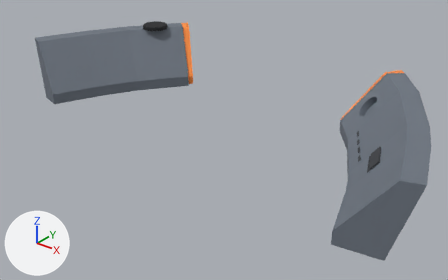
The glTF model assets/models/stations/pilot_station/pilot_station_strip.glb as it was, and as the next commit left it.
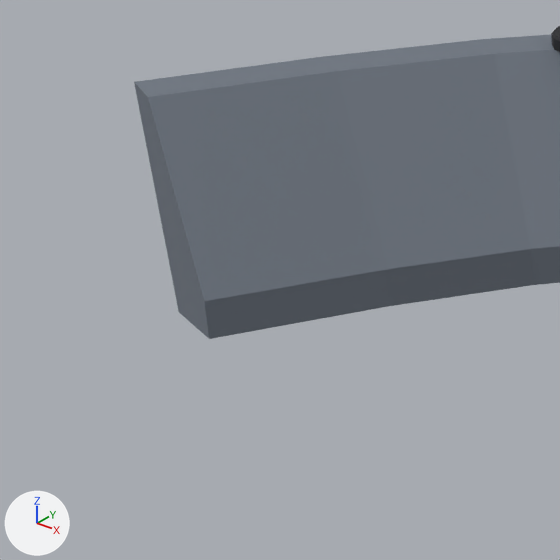
Old and new are each drawn whole from a camera (50 mm lens) standing at (1.88, -2.11, 1.83) and looking at (0.08, 0.14, 0.44) and again close up on the part from 0% to 32% of the width and 6% to 58% of the height. Arrows for +X, +Y and +Z are at lower left; the lights stay in place. The older version's two pictures come first. Vertices at exactly the same position are counted once.

The first close-up shows 'PilotStrip'.
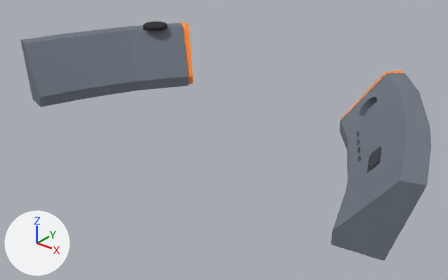
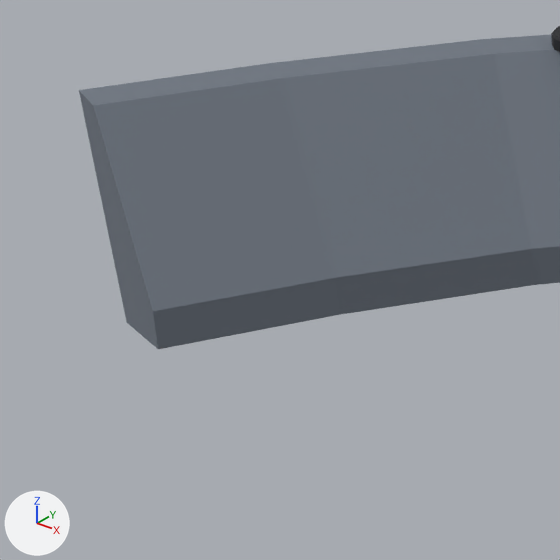
Edits to the scene script, one JSON object a line:
```json
{"block": "me_pilotstrip", "where": "# used by ob_pilotstrip; location = (0.0, 0.0, 0.0)"}
{"op": "remove", "block": "me_pilotstrip", "code": "me_pilotstrip.from_pydata(...)  # 333 vertices, 637 faces; spans x -1.2..1.28, y -0.36..0.78, z 0.44..0.8"}
{"op": "add", "block": "me_pilotstrip", "code": "me_pilotstrip.from_pydata(...)  # 333 vertices, 637 faces; spans x -1.23..1.28, y -0.36..0.78, z 0.44..0.8"}
{"block": "me_pilotstrip", "change": "me_pilotstrip part 1: all 10 vertices in x -1.2..-0.82, y -0.15..0.24, z 0.44..0.78 are moved by (-0.03, -0.07, 0.0)"}
```

Changed parts and their boxes (x1, y1, x2, y2) in the close-ups (560 x 560 px; the box of a moved part takes in the faces that stretch with it):
```json
{"object": "PilotStrip", "change": "reshaped", "before": [134, 26, 560, 339], "after": [79, 26, 560, 349]}
{"part": 1, "of": "me_pilotstrip", "change": "moved or reshaped", "before": [134, 55, 501, 339], "after": [79, 56, 501, 349]}
```
